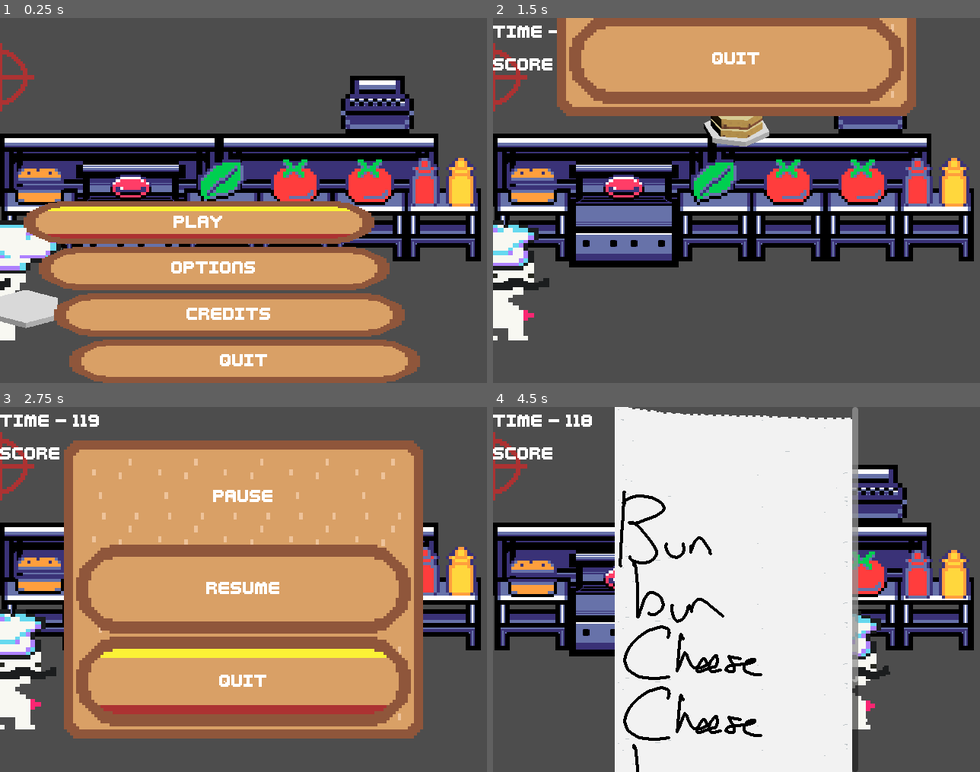
Above: before the commit, frames 1-4 (two rows, left to right).
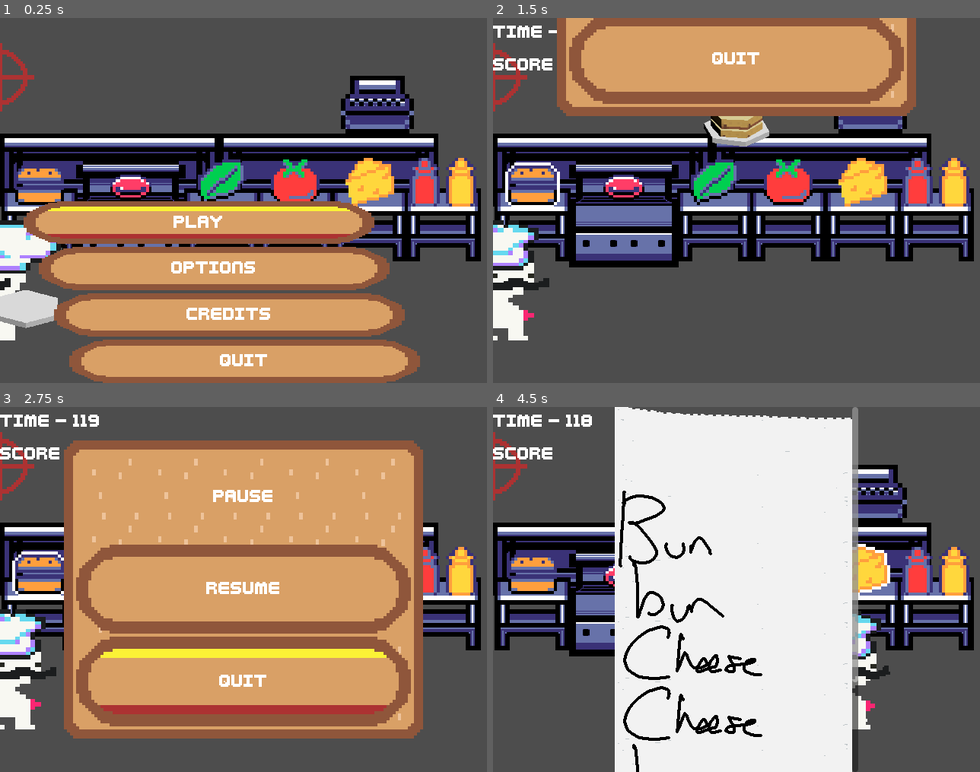
Above: after the commit, the same moments.

Repository: LettucePie/burgert
Game: Godot game, scene res://scenes/play.tscn
Two runs of this game, one before a commit and one after it. Both use one fixed random seed, a clock stepped at 60 frames per second and the inputs below.
Inputs:
- Up to frame 1 (0.25 s): no input
- Up to frame 2 (1.5 s): click "Play" at 0.5 s; tap Enter (menu) at 1.25 s; hold Right (right) from 1.28 s (still down); tap Z (confirm) at 1.35 s
- Up to frame 3 (2.75 s): release Right (right) at 2.03 s; hold Down (down) from 2.03 s (still down); tap C (special1) at 2.1 s
- Up to frame 4 (4.5 s): release Down (down) at 2.75 s; click "RESUME" at 2.75 s; hold Right (right) 3.53-4.28 s; tap Z (confirm) at 3.6 s; hold Up (up) from 4.28 s (still down); tap C (special1) at 4.35 s

The runs differ from the first frame. In frame 1, 1.0% of the frame differs, in the area x 70-81%, y 38-52%; in frame 2, 1.3%; in frame 3, 0.2%; in frame 4, 2.3%, in the area x 3-98%, y 37-53%.

Commit message:
cheese and ingredients highlight

Diff:
--- /dev/null
+++ b/assets/resources/sprites/ingredients/bun_highlight.tres
@@ -0,0 +1,7 @@
+[gd_resource type="AtlasTexture" load_steps=2 format=3 uid="uid://glehc4nentpm"]
+
+[ext_resource type="Texture2D" uid="uid://dwtvusewngmup" path="res://assets/sprites/game/Ingredients_highlight_only.png" id="1_63cu6"]
+
+[resource]
+atlas = ExtResource("1_63cu6")
+region = Rect2(36, 1, 18, 17)
--- /dev/null
+++ b/assets/resources/sprites/ingredients/cheese.tres
@@ -0,0 +1,7 @@
+[gd_resource type="AtlasTexture" load_steps=2 format=3 uid="uid://cr7wjm6r4vxtf"]
+
+[ext_resource type="Texture2D" uid="uid://cjywpkb1kee7g" path="res://assets/sprites/game/Ingredients_no_highlight.png" id="1_w3pe0"]
+
+[resource]
+atlas = ExtResource("1_w3pe0")
+region = Rect2(103, 1, 16, 16)
--- /dev/null
+++ b/assets/resources/sprites/ingredients/cheese_highlight.tres
@@ -0,0 +1,7 @@
+[gd_resource type="AtlasTexture" load_steps=2 format=3 uid="uid://c3slng3wgpjjd"]
+
+[ext_resource type="Texture2D" uid="uid://dwtvusewngmup" path="res://assets/sprites/game/Ingredients_highlight_only.png" id="1_dlv26"]
+
+[resource]
+atlas = ExtResource("1_dlv26")
+region = Rect2(102, 0, 18, 18)
--- /dev/null
+++ b/assets/resources/sprites/ingredients/ketchup_highlight.tres
@@ -0,0 +1,7 @@
+[gd_resource type="AtlasTexture" load_steps=2 format=3 uid="uid://byv5ky3daq3ph"]
+
+[ext_resource type="Texture2D" uid="uid://dwtvusewngmup" path="res://assets/sprites/game/Ingredients_highlight_only.png" id="1_k64wo"]
+
+[resource]
+atlas = ExtResource("1_k64wo")
+region = Rect2(73, 0, 12, 18)
--- /dev/null
+++ b/assets/resources/sprites/ingredients/lettuce_highlight.tres
@@ -0,0 +1,7 @@
+[gd_resource type="AtlasTexture" load_steps=2 format=3 uid="uid://drwvtemey5k00"]
+
+[ext_resource type="Texture2D" uid="uid://dwtvusewngmup" path="res://assets/sprites/game/Ingredients_highlight_only.png" id="1_kprs2"]
+
+[resource]
+atlas = ExtResource("1_kprs2")
+region = Rect2(18, 1, 18, 17)
--- /dev/null
+++ b/assets/resources/sprites/ingredients/meat_highlight.tres
@@ -0,0 +1,7 @@
+[gd_resource type="AtlasTexture" load_steps=2 format=3 uid="uid://bk1h8kijlmou1"]
+
+[ext_resource type="Texture2D" uid="uid://dwtvusewngmup" path="res://assets/sprites/game/Ingredients_highlight_only.png" id="1_38unm"]
+
+[resource]
+atlas = ExtResource("1_38unm")
+region = Rect2(54, 1, 18, 17)
--- /dev/null
+++ b/assets/resources/sprites/ingredients/tomato_highlight.tres
@@ -0,0 +1,7 @@
+[gd_resource type="AtlasTexture" load_steps=2 format=3 uid="uid://nrvg88xgp6gg"]
+
+[ext_resource type="Texture2D" uid="uid://dwtvusewngmup" path="res://assets/sprites/game/Ingredients_highlight_only.png" id="1_ll63l"]
+
+[resource]
+atlas = ExtResource("1_ll63l")
+region = Rect2(0, 1, 18, 17)
--- a/scenes/game/chef.gd
+++ b/scenes/game/chef.gd
@@ -32,13 +32,15 @@
 func set_station(ws : Workstation):
 	print("Setting Current Station: ", ws.ingredient)
 	current_station = ws
+	ws.set_highlight(true)
 
 
 func assess_closest_station():
 	var smallest = 640
-	var target = null
+	var target : Workstation = null
 	if stations.size() > 0:
 		for s in stations:
+			s.set_highlight(false)
 			var dist = abs(self.position.x - s.global_position.x)
 			if dist < smallest:
 				target = s
@@ -107,5 +109,6 @@
 
 
 func _on_area_2d_area_exited(area):
-	if stations.has(area):
+	if stations.has(area) and area is Workstation:
+		area.set_highlight(false)
 		stations.erase(area)
--- a/scenes/game/kitchen_a.tscn
+++ b/scenes/game/kitchen_a.tscn
@@ -1,16 +1,23 @@
-[gd_scene load_steps=15 format=3 uid="uid://cb2lak3w8b1s8"]
+[gd_scene load_steps=22 format=3 uid="uid://cb2lak3w8b1s8"]
 
 [ext_resource type="Texture2D" uid="uid://nabw6f4disui" path="res://assets/resources/sprites/work_station.tres" id="2_gi7bb"]
 [ext_resource type="Texture2D" uid="uid://dcode7kblp41y" path="res://assets/resources/sprites/register.tres" id="2_hv2ir"]
 [ext_resource type="Texture2D" uid="uid://f6jubesn86as" path="res://assets/resources/sprites/large_counter.tres" id="2_to378"]
 [ext_resource type="Script" path="res://scenes/game/workstation.gd" id="3_ualts"]
-[ext_resource type="Texture2D" uid="uid://q1ab3x30ngjg" path="res://assets/resources/sprites/bun.tres" id="4_6hvvk"]
-[ext_resource type="Texture2D" uid="uid://1k21cq24s2qa" path="res://assets/resources/sprites/lettuce.tres" id="4_we2ul"]
 [ext_resource type="Texture2D" uid="uid://bxdxvy6nj7cam" path="res://assets/resources/sprites/stove.tres" id="5_0qxmp"]
-[ext_resource type="Texture2D" uid="uid://bro1j5oa72kh5" path="res://assets/resources/sprites/meat.tres" id="6_pk5me"]
-[ext_resource type="Texture2D" uid="uid://oyhvth8irtnn" path="res://assets/resources/sprites/tomato.tres" id="8_quo1k"]
-[ext_resource type="Texture2D" uid="uid://g6e2epnrvqkg" path="res://assets/resources/sprites/ketchup.tres" id="10_ruk21"]
-[ext_resource type="Texture2D" uid="uid://cjpq22nblldqw" path="res://assets/resources/sprites/mustard.tres" id="11_533m8"]
+[ext_resource type="Texture2D" uid="uid://q1ab3x30ngjg" path="res://assets/resources/sprites/ingredients/bun.tres" id="5_er5ok"]
+[ext_resource type="Texture2D" uid="uid://glehc4nentpm" path="res://assets/resources/sprites/ingredients/bun_highlight.tres" id="6_xprxa"]
+[ext_resource type="Texture2D" uid="uid://bro1j5oa72kh5" path="res://assets/resources/sprites/ingredients/meat.tres" id="8_42nsw"]
+[ext_resource type="Texture2D" uid="uid://bk1h8kijlmou1" path="res://assets/resources/sprites/ingredients/meat_highlight.tres" id="9_lqetf"]
+[ext_resource type="Texture2D" uid="uid://1k21cq24s2qa" path="res://assets/resources/sprites/ingredients/lettuce.tres" id="10_1mb32"]
+[ext_resource type="Texture2D" uid="uid://drwvtemey5k00" path="res://assets/resources/sprites/ingredients/lettuce_highlight.tres" id="11_r8857"]
+[ext_resource type="Texture2D" uid="uid://oyhvth8irtnn" path="res://assets/resources/sprites/ingredients/tomato.tres" id="12_rknrk"]
+[ext_resource type="Texture2D" uid="uid://nrvg88xgp6gg" path="res://assets/resources/sprites/ingredients/tomato_highlight.tres" id="13_x2inu"]
+[ext_resource type="Texture2D" uid="uid://cr7wjm6r4vxtf" path="res://assets/resources/sprites/ingredients/cheese.tres" id="14_t0dgj"]
+[ext_resource type="Texture2D" uid="uid://c3slng3wgpjjd" path="res://assets/resources/sprites/ingredients/cheese_highlight.tres" id="15_bm1ut"]
+[ext_resource type="Texture2D" uid="uid://g6e2epnrvqkg" path="res://assets/resources/sprites/ingredients/ketchup.tres" id="16_vtaef"]
+[ext_resource type="Texture2D" uid="uid://byv5ky3daq3ph" path="res://assets/resources/sprites/ingredients/ketchup_highlight.tres" id="17_8eli0"]
+[ext_resource type="Texture2D" uid="uid://cjpq22nblldqw" path="res://assets/resources/sprites/ingredients/mustard.tres" id="18_8nry3"]
 
 [sub_resource type="RectangleShape2D" id="RectangleShape2D_dt4bo"]
 size = Vector2(40, 80)
@@ -45,11 +52,12 @@
 [node name="background_2" type="Node2D" parent="."]
 position = Vector2(-20, -32)
 
-[node name="workstation_bun" type="Area2D" parent="background_2" groups=["Workstation"]]
+[node name="workstation_bun" type="Area2D" parent="background_2" node_paths=PackedStringArray("highlight") groups=["Workstation"]]
 position = Vector2(72, 304)
 scale = Vector2(2, 2)
 script = ExtResource("3_ualts")
 ingredient = "Bun"
+highlight = NodePath("sprite/ingredient_sprite/highlight")
 
 [node name="CollisionShape2D" type="CollisionShape2D" parent="background_2/workstation_bun"]
 position = Vector2(0, 20)
@@ -61,13 +69,17 @@
 [node name="ingredient_sprite" type="Sprite2D" parent="background_2/workstation_bun/sprite"]
 position = Vector2(0, -28)
 scale = Vector2(2, 2)
-texture = ExtResource("4_6hvvk")
-
-[node name="workstation_meat" type="Area2D" parent="background_2" groups=["Workstation"]]
+texture = ExtResource("5_er5ok")
+
+[node name="highlight" type="Sprite2D" parent="background_2/workstation_bun/sprite/ingredient_sprite"]
+texture = ExtResource("6_xprxa")
+
+[node name="workstation_meat" type="Area2D" parent="background_2" node_paths=PackedStringArray("highlight") groups=["Workstation"]]
 position = Vector2(192, 288)
 scale = Vector2(2, 2)
 script = ExtResource("3_ualts")
 ingredient = "Meat"
+highlight = NodePath("sprite/ingredient_sprite/highlight")
 
 [node name="CollisionShape2D" type="CollisionShape2D" parent="background_2/workstation_meat"]
 position = Vector2(0, 20)
@@ -80,12 +92,16 @@
 [node name="ingredient_sprite" type="Sprite2D" parent="background_2/workstation_meat/sprite"]
 position = Vector2(0, -28)
 scale = Vector2(2.25, 2.25)
-texture = ExtResource("6_pk5me")
-
-[node name="workstation_lettuce" type="Area2D" parent="background_2" groups=["Workstation"]]
+texture = ExtResource("8_42nsw")
+
+[node name="highlight" type="Sprite2D" parent="background_2/workstation_meat/sprite/ingredient_sprite"]
+texture = ExtResource("9_lqetf")
+
+[node name="workstation_lettuce" type="Area2D" parent="background_2" node_paths=PackedStringArray("highlight") groups=["Workstation"]]
 position = Vector2(312, 304)
 scale = Vector2(2, 2)
 script = ExtResource("3_ualts")
+highlight = NodePath("sprite/ingredient_sprite/highlight")
 
 [node name="CollisionShape2D" type="CollisionShape2D" parent="background_2/workstation_lettuce"]
 position = Vector2(0, 20)
@@ -97,13 +113,17 @@
 [node name="ingredient_sprite" type="Sprite2D" parent="background_2/workstation_lettuce/sprite"]
 position = Vector2(0, -28)
 scale = Vector2(2, 2)
-texture = ExtResource("4_we2ul")
-
-[node name="workstation_tomato" type="Area2D" parent="background_2" groups=["Workstation"]]
+texture = ExtResource("10_1mb32")
+
+[node name="highlight" type="Sprite2D" parent="background_2/workstation_lettuce/sprite/ingredient_sprite"]
+texture = ExtResource("11_r8857")
+
+[node name="workstation_tomato" type="Area2D" parent="background_2" node_paths=PackedStringArray("highlight") groups=["Workstation"]]
 position = Vector2(408, 304)
 scale = Vector2(2, 2)
 script = ExtResource("3_ualts")
 ingredient = "Tomato"
+highlight = NodePath("sprite/ingredient_sprite/highlight")
 
 [node name="CollisionShape2D" type="CollisionShape2D" parent="background_2/workstation_tomato"]
 position = Vector2(0, 20)
@@ -115,13 +135,17 @@
 [node name="ingredient_sprite" type="Sprite2D" parent="background_2/workstation_tomato/sprite"]
 position = Vector2(0, -28)
 scale = Vector2(2, 2)
-texture = ExtResource("8_quo1k")
-
-[node name="workstation_cheese" type="Area2D" parent="background_2" groups=["Workstation"]]
+texture = ExtResource("12_rknrk")
+
+[node name="highlight" type="Sprite2D" parent="background_2/workstation_tomato/sprite/ingredient_sprite"]
+texture = ExtResource("13_x2inu")
+
+[node name="workstation_cheese" type="Area2D" parent="background_2" node_paths=PackedStringArray("highlight") groups=["Workstation"]]
 position = Vector2(506, 304)
 scale = Vector2(2, 2)
 script = ExtResource("3_ualts")
 ingredient = "Cheese"
+highlight = NodePath("sprite/ingredient_sprite/highlight")
 
 [node name="CollisionShape2D" type="CollisionShape2D" parent="background_2/workstation_cheese"]
 position = Vector2(0, 20)
@@ -133,13 +157,17 @@
 [node name="ingredient_sprite" type="Sprite2D" parent="background_2/workstation_cheese/sprite"]
 position = Vector2(0, -28)
 scale = Vector2(2, 2)
-texture = ExtResource("8_quo1k")
-
-[node name="workstation_ketchup" type="Area2D" parent="background_2" groups=["Workstation"]]
+texture = ExtResource("14_t0dgj")
+
+[node name="highlight" type="Sprite2D" parent="background_2/workstation_cheese/sprite/ingredient_sprite"]
+texture = ExtResource("15_bm1ut")
+
+[node name="workstation_ketchup" type="Area2D" parent="background_2" node_paths=PackedStringArray("highlight") groups=["Workstation"]]
 position = Vector2(578, 304)
 scale = Vector2(2, 2)
 script = ExtResource("3_ualts")
 ingredient = "Ketchup"
+highlight = NodePath("sprite/ingredient_sprite/highlight")
 
 [node name="CollisionShape2D" type="CollisionShape2D" parent="background_2/workstation_ketchup"]
 position = Vector2(0, 20)
@@ -152,13 +180,17 @@
 [node name="ingredient_sprite" type="Sprite2D" parent="background_2/workstation_ketchup/sprite"]
 position = Vector2(-12, -28)
 scale = Vector2(2, 2)
-texture = ExtResource("10_ruk21")
-
-[node name="workstation_mustard" type="Area2D" parent="background_2" groups=["Workstation"]]
+texture = ExtResource("16_vtaef")
+
+[node name="highlight" type="Sprite2D" parent="background_2/workstation_ketchup/sprite/ingredient_sprite"]
+texture = ExtResource("17_8eli0")
+
+[node name="workstation_mustard" type="Area2D" parent="background_2" node_paths=PackedStringArray("highlight") groups=["Workstation"]]
 position = Vector2(626, 304)
 scale = Vector2(2, 2)
 script = ExtResource("3_ualts")
 ingredient = "Mustard"
+highlight = NodePath("sprite/ingredient_sprite/highlight")
 
 [node name="CollisionShape2D" type="CollisionShape2D" parent="background_2/workstation_mustard"]
 position = Vector2(0, 20)
@@ -169,4 +201,7 @@
 [node name="ingredient_sprite" type="Sprite2D" parent="background_2/workstation_mustard/sprite"]
 position = Vector2(0, -28)
 scale = Vector2(2, 2)
-texture = ExtResource("11_533m8")
+texture = ExtResource("18_8nry3")
+
+[node name="highlight" type="Sprite2D" parent="background_2/workstation_mustard/sprite/ingredient_sprite"]
+texture = ExtResource("17_8eli0")
--- a/scenes/game/workstation.gd
+++ b/scenes/game/workstation.gd
@@ -2,18 +2,22 @@
 class_name Workstation
 
 @export var ingredient : String = "Lettuce"
+@export var highlight : Sprite2D = null
 @onready var ingredient_sprite : Sprite2D = $sprite/ingredient_sprite
 var tick : int = 60
 var down : bool = false
 
 # Called when the node enters the scene tree for the first time.
 func _ready():
-	pass # Replace with function body.
+	if highlight == null:
+		highlight = get_node("sprite/ingredient_sprite/highlight")
+	set_highlight(false)
 
 
 # Called every frame. 'delta' is the elapsed time since the previous frame.
 func _physics_process(delta):
-	tick -= 1
+	if highlight.visible:
+		tick -= 3
 	if tick <= 0:
 		tick = 60
 		if down:
@@ -22,3 +26,10 @@
 		else:
 			down = true
 			ingredient_sprite.position.y += 2
+
+
+func set_highlight(tf : bool):
+	highlight.visible = tf
+	if !tf and down:
+		down = false
+		ingredient_sprite.position.y -= 2
Renamed: assets/resources/sprites/bun.tres -> assets/resources/sprites/ingredients/bun.tres
Renamed: assets/resources/sprites/ketchup.tres -> assets/resources/sprites/ingredients/ketchup.tres
Renamed: assets/resources/sprites/lettuce.tres -> assets/resources/sprites/ingredients/lettuce.tres
Renamed: assets/resources/sprites/meat.tres -> assets/resources/sprites/ingredients/meat.tres
Renamed: assets/resources/sprites/mustard.tres -> assets/resources/sprites/ingredients/mustard.tres
Renamed: assets/resources/sprites/tomato.tres -> assets/resources/sprites/ingredients/tomato.tres
Binary file added: assets/sprites/game/Ingredients.aseprite
Binary file added: assets/sprites/game/Ingredients_highlight_only.png
Not shown, added: assets/sprites/game/Ingredients_highlight_only.png.import
Binary file added: assets/sprites/game/Ingredients_no_highlight.png
Not shown, added: assets/sprites/game/Ingredients_no_highlight.png.import
Binary file added: assets/sprites/game/Ingredients_with_highlight.png
(and 1 more such lines)
